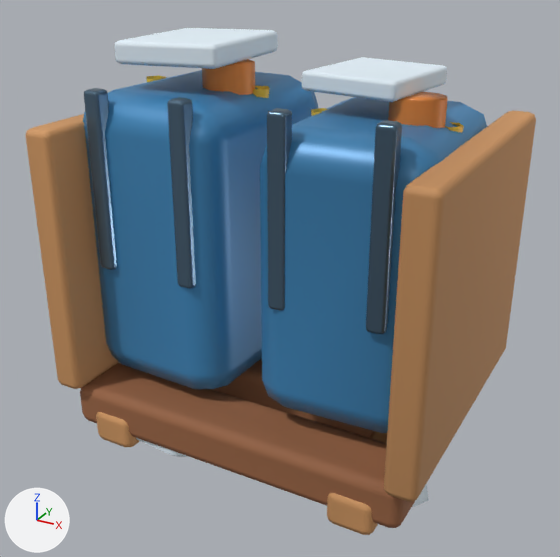
The glTF model HavenlineGodot/assets/stations_v2/fuel_canister.glb as it was, and as the next commit left it.
Rendered twice from a camera (50 mm lens) standing at (0.893, -1.683, 1.278) and looking at (-0.009, -0.043, 0.459). The axes (+X, +Y, +Z) are drawn at lower left. The lights are the same throughout. The older version comes first. Vertices at exactly the same position are counted once.

The older version as bpy lines, for what is in view:
```python
me_fuel_canister = bpy.data.meshes.new('fuel_canister')
me_fuel_canister.from_pydata(...)  # 1647 vertices, 3139 faces; spans x -0.51..0.51, y -0.39..0.39, z -0.01..1.06
me_fuel_canister.materials.append(mat_hl_snow)
me_fuel_canister.materials.append(mat_hl_wood)
me_fuel_canister.materials.append(mat_hl_wood_light)
me_fuel_canister.materials.append(mat_hl_blue)
me_fuel_canister.materials.append(mat_hl_dark)
me_fuel_canister.materials.append(mat_hl_metal)
me_fuel_canister.materials.append(mat_hl_cream)
me_fuel_canister.materials.append(mat_hl_orange)
me_fuel_canister.materials.append(mat_hl_yellow)
ob_fuel_canister = bpy.data.objects.new('fuel_canister', me_fuel_canister)
ob_fuel_canister.location = (0.0, 0.0, 0.0)
```
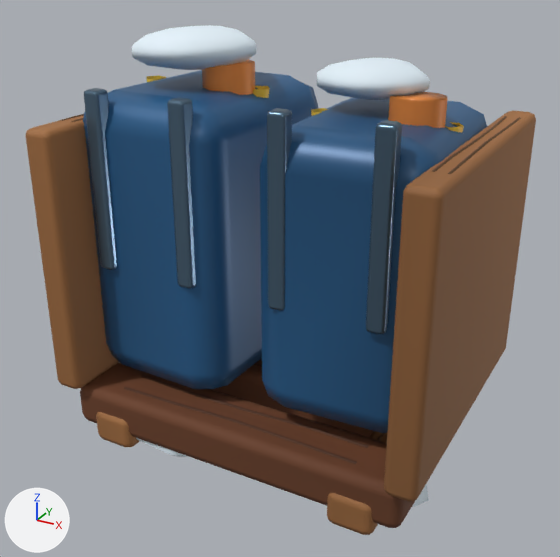
Diff of the bpy script that builds the scene:
```diff
--- a/HavenlineGodot/assets/stations_v2/fuel_canister.glb.py
+++ b/HavenlineGodot/assets/stations_v2/fuel_canister.glb.py
@@ me_fuel_canister @@
 # used by ob_fuel_canister; location = (0.0, 0.0, 0.0)
-me_fuel_canister.from_pydata(...)  # 1647 vertices, 3139 faces; spans x -0.51..0.51, y -0.39..0.39, z -0.01..1.06
+me_fuel_canister.from_pydata(...)  # 2341 vertices, 4379 faces; spans x -0.51..0.51, y -0.39..0.39, z -0.01..1.079
+# me_fuel_canister part 1: the loose piece of 56 vertices spanning x -0.401..-0.099, y -0.198..0.158, z 1.0..1.06 is rebuilt with 86 vertices and now spans x -0.383..-0.093, y -0.183..0.163, z 0.981..1.079
+# me_fuel_canister part 2: the loose piece of 56 vertices spanning x 0.068..0.332, y -0.11..0.19, z 0.956..1.004 is rebuilt with 86 vertices and now spans x 0.074..0.334, y -0.095..0.192, z 0.938..1.022
+# me_fuel_canister part 3: 452 vertices added at x -0.376..0.378, y -0.315..0.316, z 0.109..0.174
+# me_fuel_canister part 4: 91 vertices added at x -0.49..-0.449, y -0.281..0.281, z 0.865..0.873
+# me_fuel_canister part 5: 91 vertices added at x 0.45..0.491, y -0.281..0.281, z 0.865..0.873
+# me_fuel_canister part 6: 972 kept faces spanning x -0.51..0.51, y -0.39..0.39, z 0.015..0.94 get new vertex colours
 me_fuel_canister.materials.append(mat_hl_snow)
```

Changed parts and their boxes (x1, y1, x2, y2) in the pictures (560 x 557 px):
'fuel_canister', reshaped: before (26, 28, 536, 535); after (26, 25, 536, 535)
part 1 of me_fuel_canister, rebuilt (24% narrower, 10% taller): before (114, 28, 278, 69); after (132, 25, 256, 70)
part 2 of me_fuel_canister, rebuilt (22% narrower, 7% shorter): before (302, 57, 447, 102); after (317, 58, 430, 100)
part 3 of me_fuel_canister, added (mostly hidden): after (124, 363, 386, 464)
part 4 of me_fuel_canister, added (mostly hidden): after (62, 114, 84, 122)
part 5 of me_fuel_canister, added: after (432, 116, 521, 174)
part 6 of me_fuel_canister, recoloured (darker): (26, 70, 536, 535) in both
